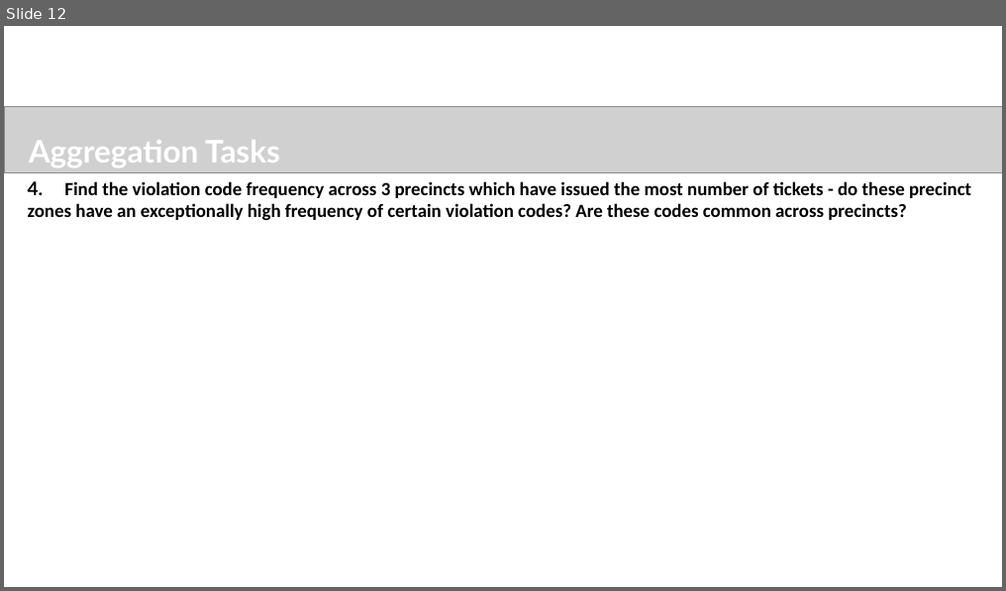
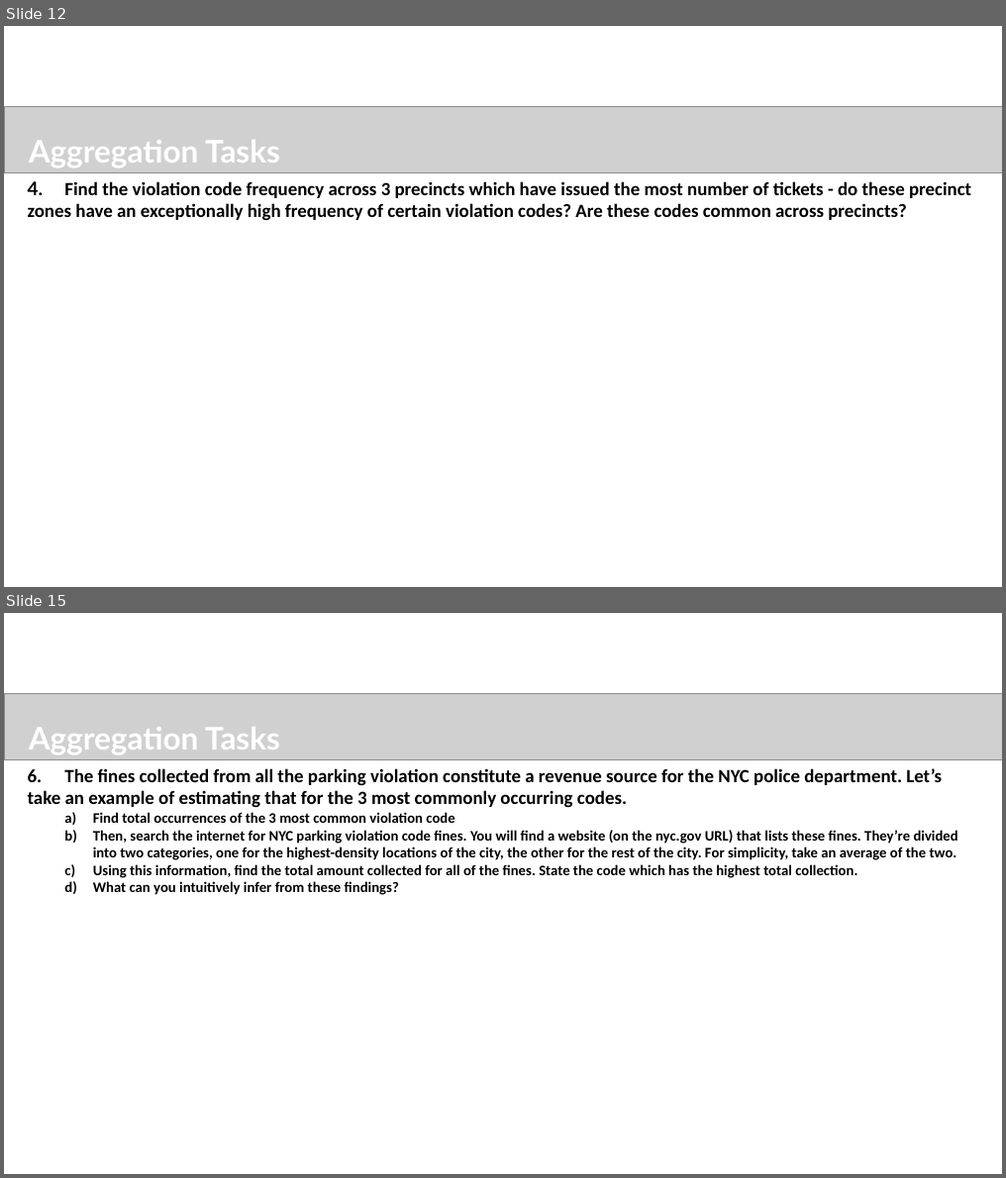
Before and after one commit to sureshballa/data-science-projects, a slide deck: NYC Parking Tickets EDA/FayizMayamVeettil_DDA1730041_main.pptx. Shown one above the other, each under a label of ours: slide 12 before the commit, slides 12 and 15 after it; the slides between them are not shown. The pictures are 1006x591 and 1006x1178 pixels, drawn with LibreOffice and Linux fonts; fonts in the diff are those of the drawing; grey boxes stand for pictures; background and template pictures are left out. Boxes give left, top, right and bottom in pixels: in the first picture for what was removed or moved away, otherwise in the second. Text is boxed around its words. In the diff, an @@ line names an element or a change of style, - is before the commit and + after.

```diff
--- a/NYC Parking Tickets EDA/FayizMayamVeettil_DDA1730041_main.pptx
+++ b/NYC Parking Tickets EDA/FayizMayamVeettil_DDA1730041_main.pptx
@@ slide 15 added at box(4, 613, 1002, 1174), background #FFFFFF @@
@@ picture added at box(4, 694, 1002, 760) @@
@@ text added at box(29, 727, 280, 755), 30 pt, text #FFFFFF, bold @@
+Aggregation Tasks
@@ text added at box(28, 768, 958, 895), 14 pt, text #000000, bold @@
+6. The fines collected from all the parking violation constitute a revenue source for the NYC police department. Let’s take an example of estimating that for the 3 most commonly occurring codes.
+  a) Find total occurrences of the 3 most common violation code
+  b) Then, search the internet for NYC parking violation code fines. You will find a website (on the nyc.gov URL) that lists these fines. They’re divided into two categories, one for the highest-density locations of the city, the other for the rest of the city. For simplicity, take an average of the two.
+  c) Using this information, find the total amount collected for all of the fines. State the code which has the highest total collection.
+  d) What can you intuitively infer from these findings?
```
Also in this commit, not shown: 3 slides changed, 2 other slides added, 2 other files.
